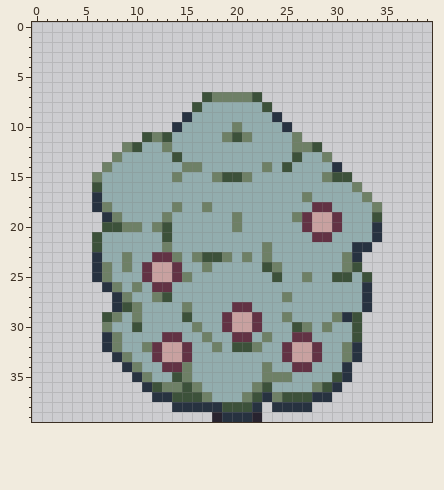
Pixel-art file -- graphics/map slices/tree 1.aseprite. Above, as it was before the edit.
40x40 pixels, 1 frame.
After the commit:
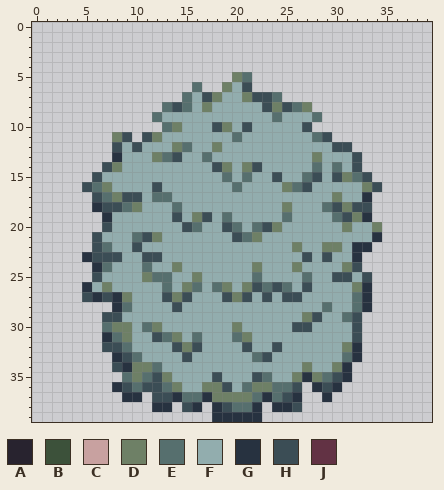
Palette (. is transparent): A #28232f  B #3c513a  C #c8a1a0  D #6e8066  E #566f6e  F #92adae  G #273240  H #3b4d55  J #623244
Author's note on the commit: music and trees lol
Change:
@@ x 0..39 @@
  4 ........................................
- 5 ........................................
- 6 ........................................
- 7 .................BDDDDB.................
- 8 ................BFFFFFFB................
- 9 ...............GFFFFFFFFG...............
-10 ..............GFFFFFDFFFFG..............
-11 ...........BDBFFFFFDBDFFFFD.............
-12 .........DBFFDFFFFFFFFFFFFDDB...........
-13 ........DFFFFFBFFFFFFFFFFFBFFD..........
-14 .......DFFFFFFFDDFFFFFFDFBFFFFG.........
-15 ......DFFFFFFFDFFFDBBDFFFFFFFDBB........
-16 ......BFFFFFFFFFFFFFFFFFFFFFFFFFD.......
-17 ......GFFFFFFFFFFFFFFFFFFFFDFFFFFD......
-18 ......GDFFFFFFDFFDFFFFFFFFFFJJFFFFD.....
-19 .......GDFFFFDFFFFFFDFFFFFDJCCJFFFB.....
-20 .......BBDDFDBFFFFFFDFFFFFFJCCJFFFG.....
-21 ......BFFFFFFBFFFFFFFFFFFFFFJJFFFFG.....
-22 ......BFFFFFFDFFFFFFFFFDFFFFFFFFGG......
-23 ......GFFDFFJJDFDBBDFDFDFFFFFFFDG.......
-24 ......GDFDFJCCJFFDFFFFFBDFFFFFFDB.......
-25 ......GDFFFJCCJDFFFFFFFFBFFDFFBBFB......
-26 .......GDFDFJJFFFFFFFFFFFFFFFFFFFG......
-27 ........GDFFDBFFFFFFFFFFFDFFFFFFFG......
-28 ........GBDFFFFDFFFFJJFFFFFFFFFFFG......
-29 .......BDFDFFFFBFFFJCCJFFDFFFFDGB.......
-30 .......DFFBFFFFFDFFJCCJFFFBDFDFFB.......
-31 .......GDFFFFJJFFDFFJJFDFFJJFFFFB.......
-32 .......GDFFDJCCJFFDFBBDFFJCCJFFDG.......
-33 ........GDFFJCCJFFFFFFFFFJCCJFFDG.......
-34 .........GDFFJJDFFFFFFFDFFJJFFFG........
-35 ..........GDFFBDFFFFFFFDDDFFFFBG........
-36 ...........GBDDBDFFFFFDBFFFFDBG.........
-37 ............GGBBBDFFFDBGDBBBGG..........
-38 ..............GGGGGBBBG.GGGG............
-39 ..................AGGGA.................
+ 5 ....................DE..................
+ 6 ................E..DFH..................
+ 7 ...............EFHDFFDHHE...............
+ 8 .............EHEFDFFFFFHDHED............
+ 9 ............EFFFFFFFFFFFEFFFE...........
+10 .............EDFFFHDFHFFFFFH............
+11 ........DH.HDFFFFFFFEFFFFFFFEH..........
+12 ........HFHFFFDEFFDFFFFFFFFFFFHH........
+13 ........GFFFDEHFFEFFFFFFFFFFDFFFH.......
+14 .......HDFFFFFFFFFHDFDHFFFFFEFEFH.......
+15 ......HFFFFFFFFFFFFEFEFFHFFEHFHDEH......
+16 .....HEDFFFFHFFFFFFFEFFFFDEHFFFFFDH.....
+17 ......HEDHHFEEFFFFFFFFFFFFFFFFDFFG......
+18 ......GHHEDFFFEFFFFFFFFFFDFFFEHDHH......
+19 .......GFFFFFFHFDHFEFFFFFEFFFFEHDG......
+20 .......HFFFFFFFHEFFHEFEHDFFFFFFDFFD.....
+21 ......HFFFEHDFFFFFFFHEDFFFFFFFFFFFG.....
+22 ......HEFFHFFFFFFFFFFFFFFFDFFDDFGG......
+23 .....GHHHFFHHFFFFFFFFFFFFFFHFHFFG.......
+24 ......GEFFFEFFDFFFFFFFDFFFDFFFFDH.......
+25 ......HFFFFDEEFFDFFFFFEFFFFEFFHHFH......
+26 .....GFDFFFFFEFDEFEDFDHEHEFHFFFFDG......
+27 .....HGHGDFFFHDHFFFHDHFHFHHFFFFFEG......
+28 ........GEFFFFHFFFFFFFFFFFFFFEFFEG......
+29 .......HHFFFFFFFFFFFFFFFFFFDHFFEH.......
+30 .......EDDFEDFFFFFFFDFFFFFHHFFFFH.......
+31 .......GEDFFHEDFEFFFEDFFFFFFFFFFH.......
+32 .......HHEFFFFHDHFFFFHFFHFFFFFFDG.......
+33 ........GHEFFFFHFFFFFFEHFFFFFFFEG.......
+34 ........HGDDEFFFFFFFFFFFFFFDFFDG........
+35 .........EDEHDFFFFHFFFHEFFDGDEHG........
+36 ........GHEHHEDFFDDHFEDDEEH.GHG.........
+37 .........GG.HHGEEGDDDDEGEHG..G..........
+38 ............GG.HG.GHEEG.GGH.............
+39 ..................GGGGG.................
Pixel boxes of the changes (left, top, right, bottom) in both pictures:
changed: (82, 72, 382, 422)
